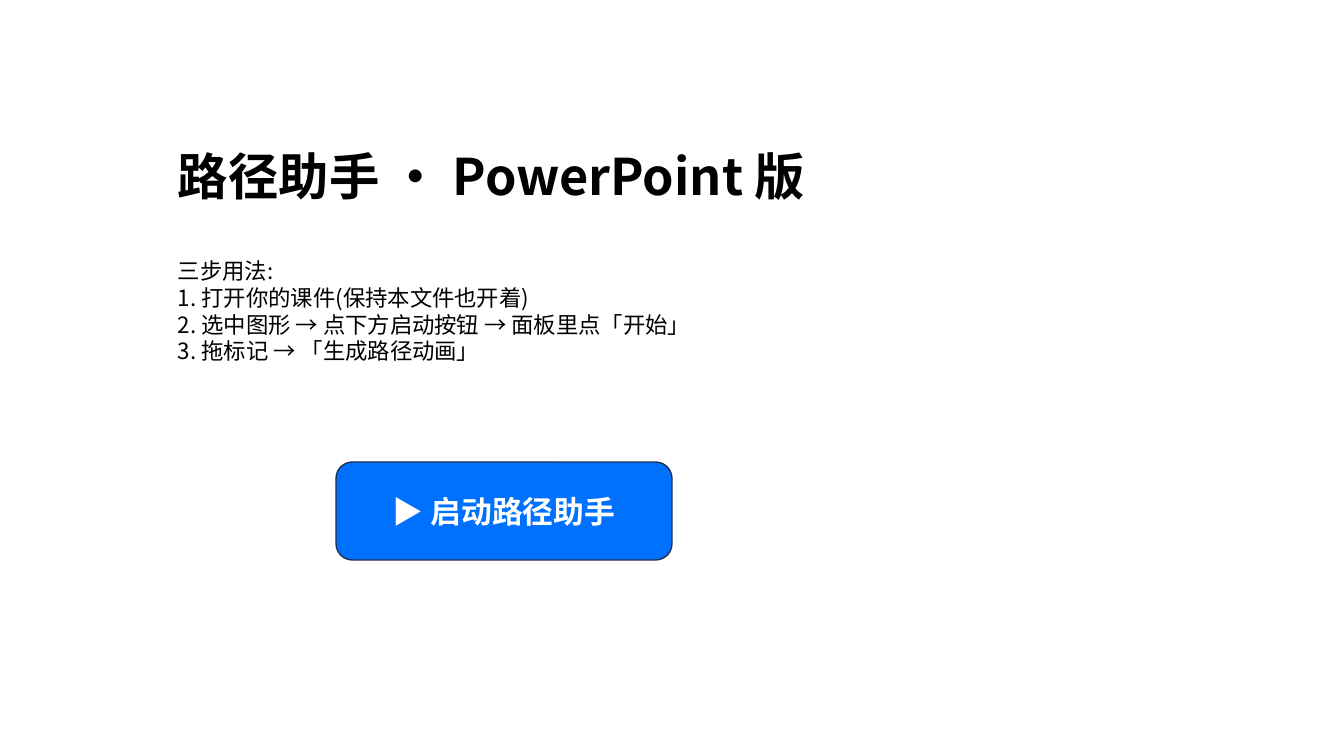
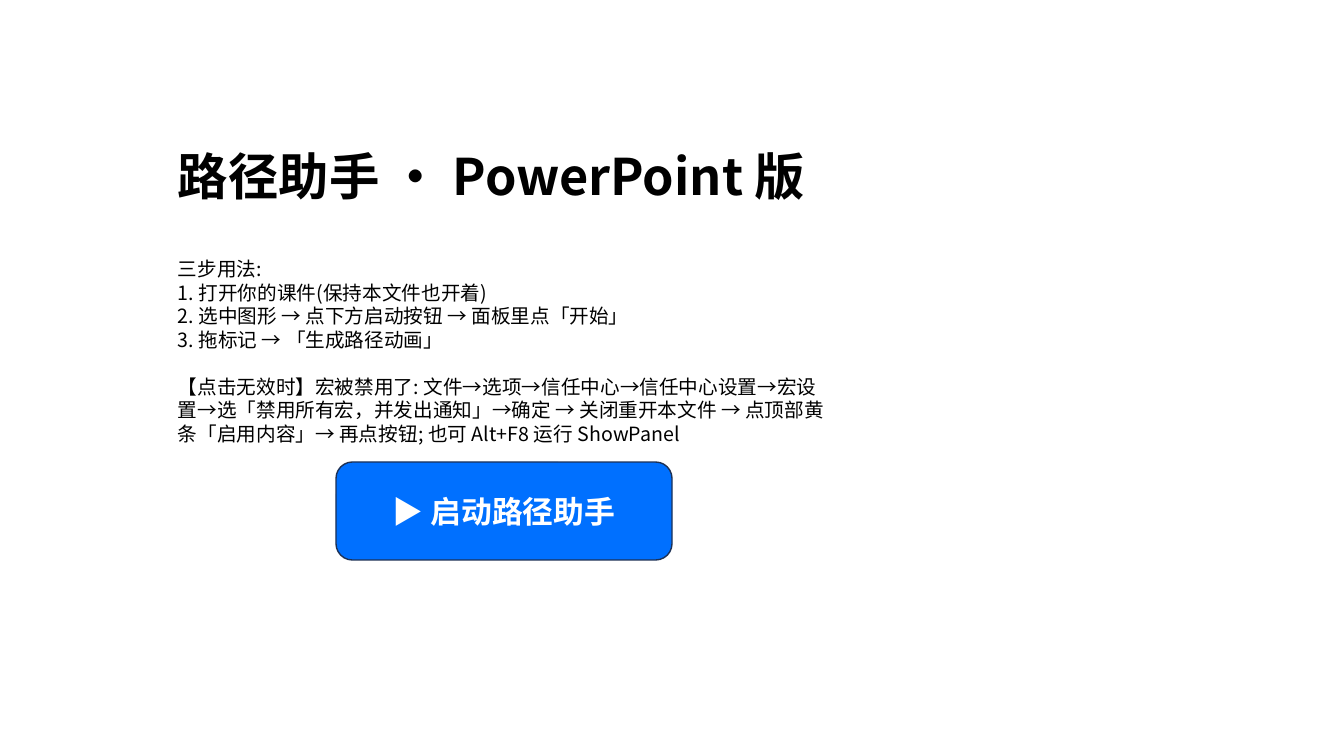
Before and after one commit to lanyacp/lujingzhusou, a slide deck: slide 1 of PowerPoint版/路径助手.pptm. Drawn at 1344x756 pixels with LibreOffice and Linux fonts; fonts in the diff are those of the drawing. Boxes give left, top, right and bottom in pixels: in the first picture for what was removed or moved away, otherwise in the second. Text is boxed around its words. In the diff, an @@ line names an element or a change of style, - is before the commit and + after.

Commit message:
fix: PPT版 ShowPanel 失败弹窗提示 + 封面补充宏启用步骤

```diff
--- a/PowerPoint版/路径助手.pptm
+++ b/PowerPoint版/路径助手.pptm
@@ text at bbox=[178, 259, 628, 349]: size 16 to 14 pt in "三步用法:", "1. 打开你的课件(保持本文件也开着)", "2. 选中图形 → 点下方启动按钮 → 面板里点「开始」", "3. 拖标记 → 「生成路径动画」" @@
@@ text at bbox=[178, 377, 824, 445]: paragraph added @@
+【点击无效时】宏被禁用了: 文件→选项→信任中心→信任中心设置→宏设置→选「禁用所有宏，并发出通知」→确定 → 关闭重开本文件 → 点顶部黄条「启用内容」→ 再点按钮; 也可 Alt+F8 运行 ShowPanel
```
Also in this commit, not shown: 2 other files.
